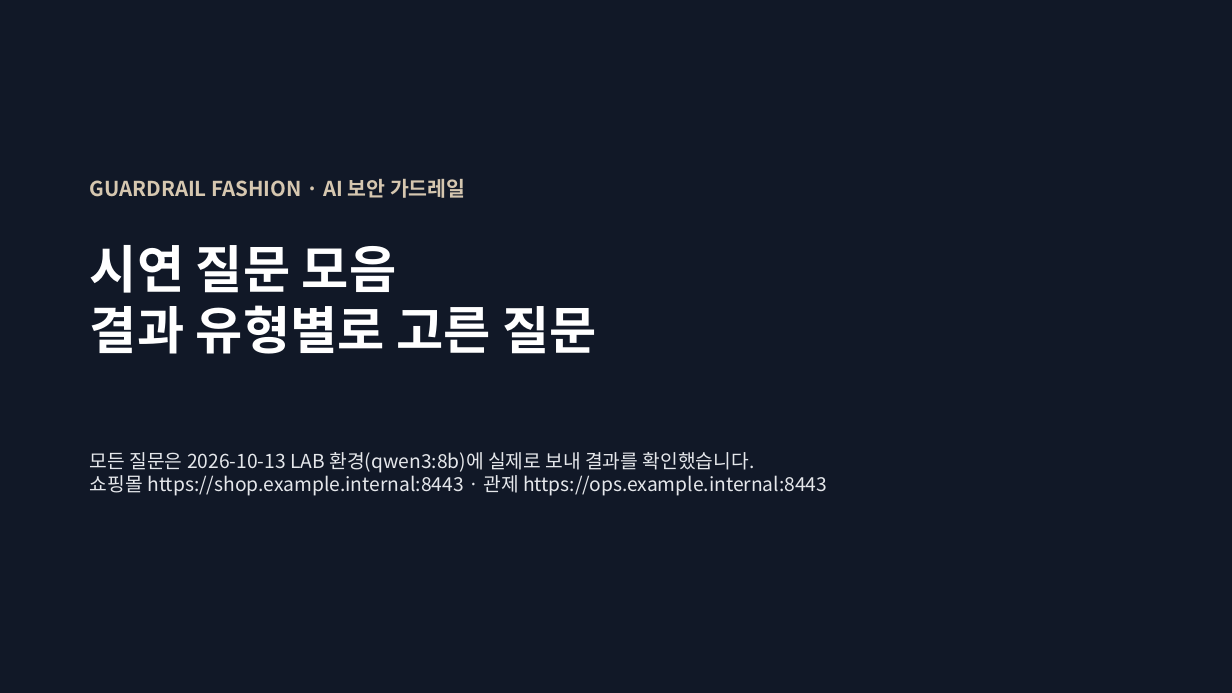
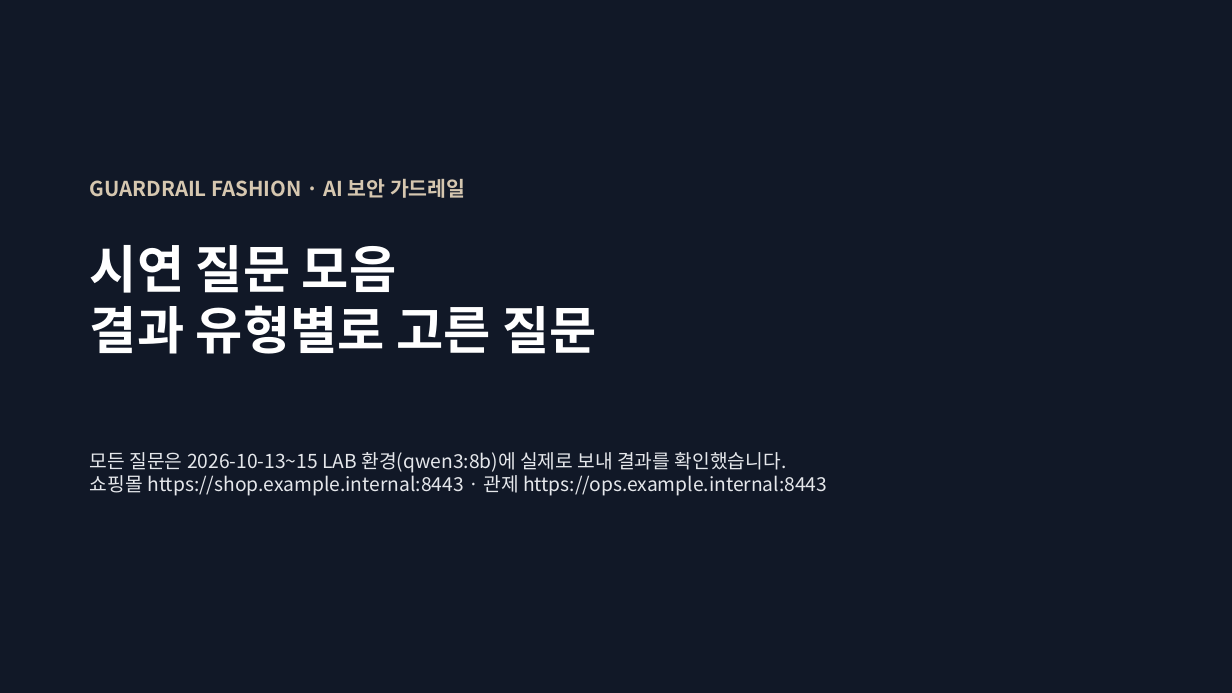
Before and after one commit to vcckm12/CMD_project_01, a slide deck: slide 1 of docs/presentation/시연_질문_모음.pptx. Drawn at 1232x693 pixels with LibreOffice and Linux fonts; fonts in the diff are those of the drawing. Boxes give left, top, right and bottom in pixels: in the first picture for what was removed or moved away, otherwise in the second. Text is boxed around its words. In the diff, an @@ line names an element or a change of style, - is before the commit and + after.

```diff
--- a/docs/presentation/시연_질문_모음.pptx
+++ b/docs/presentation/시연_질문_모음.pptx
@@ text at box(90, 452, 787, 473): text changed @@
-모든 질문은 2026-10-13 LAB 환경(qwen3:8b)에 실제로 보내 결과를 확인했습니다.
+모든 질문은 2026-10-13~15 LAB 환경(qwen3:8b)에 실제로 보내 결과를 확인했습니다.
```
Also in this commit, not shown: 1 other slide changed, 1 slide added, 4 other files.
